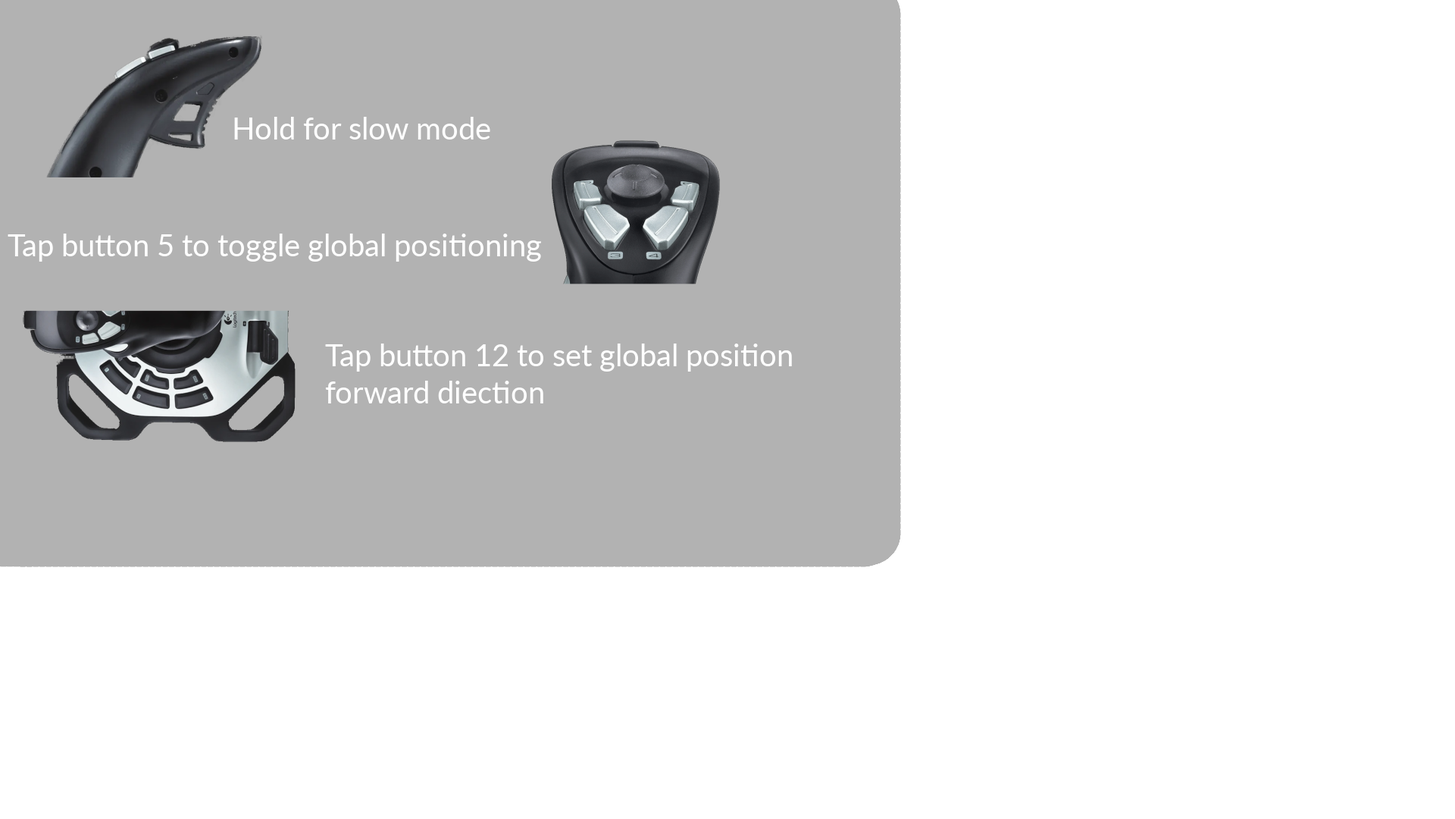
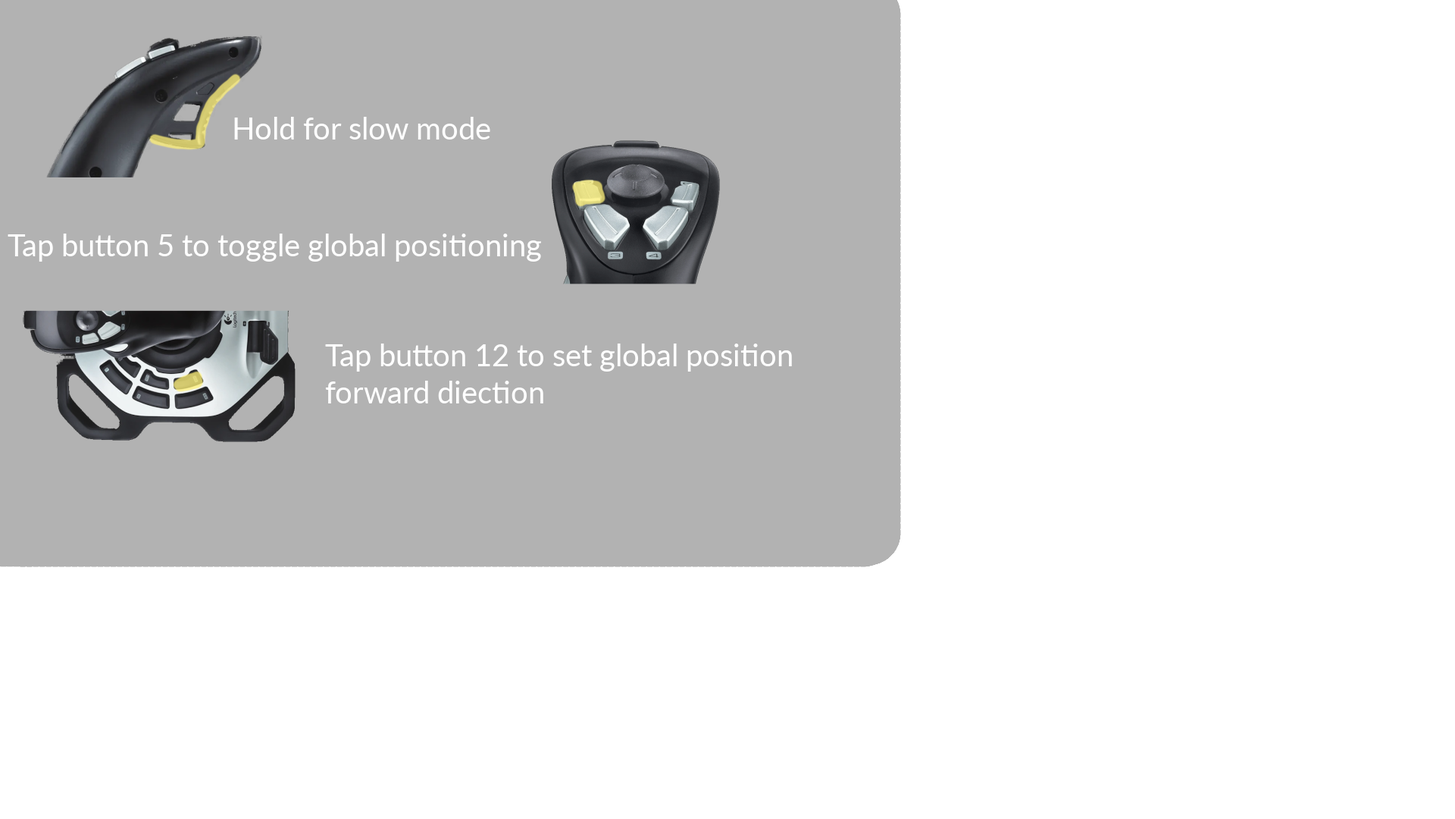
Two versions of the same layered image (1455x819). Layer-by-layer changes:
added layer "Layer" (76%) above "Pasted Layer #1" over [148, 72, 607, 393]
